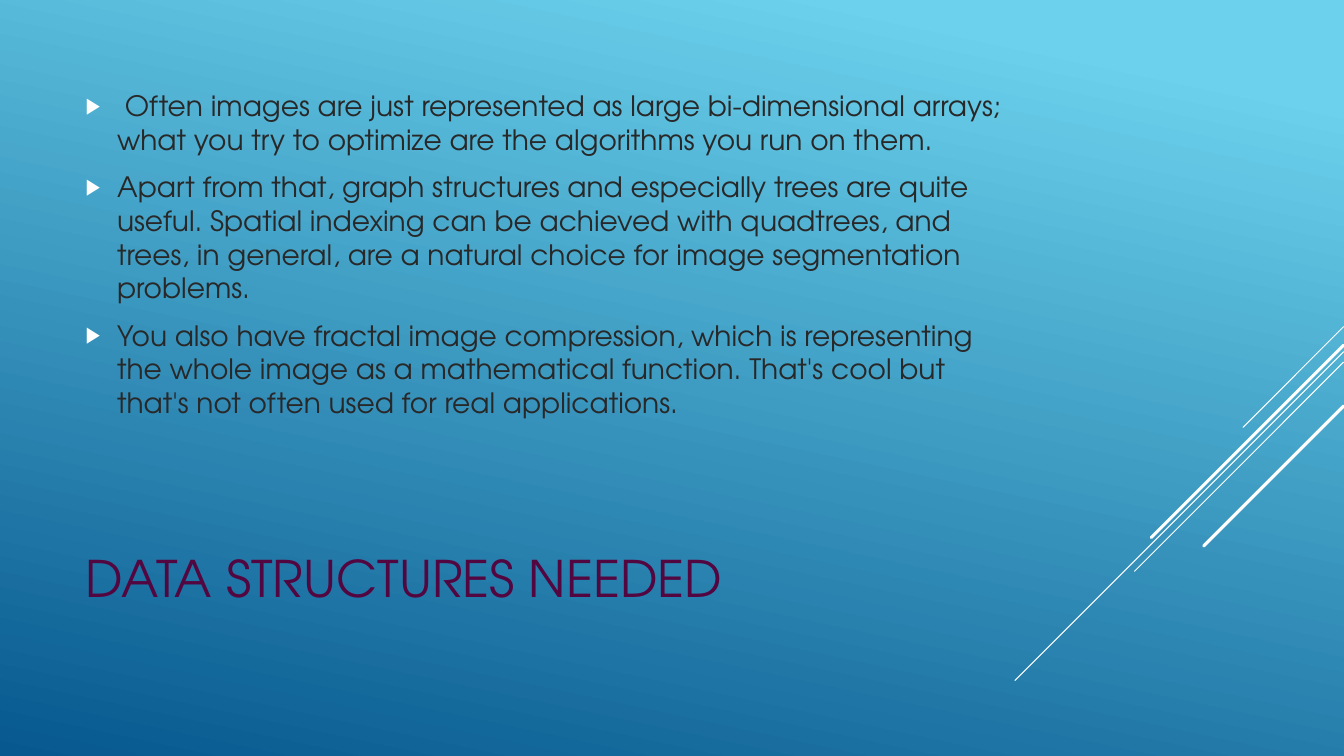
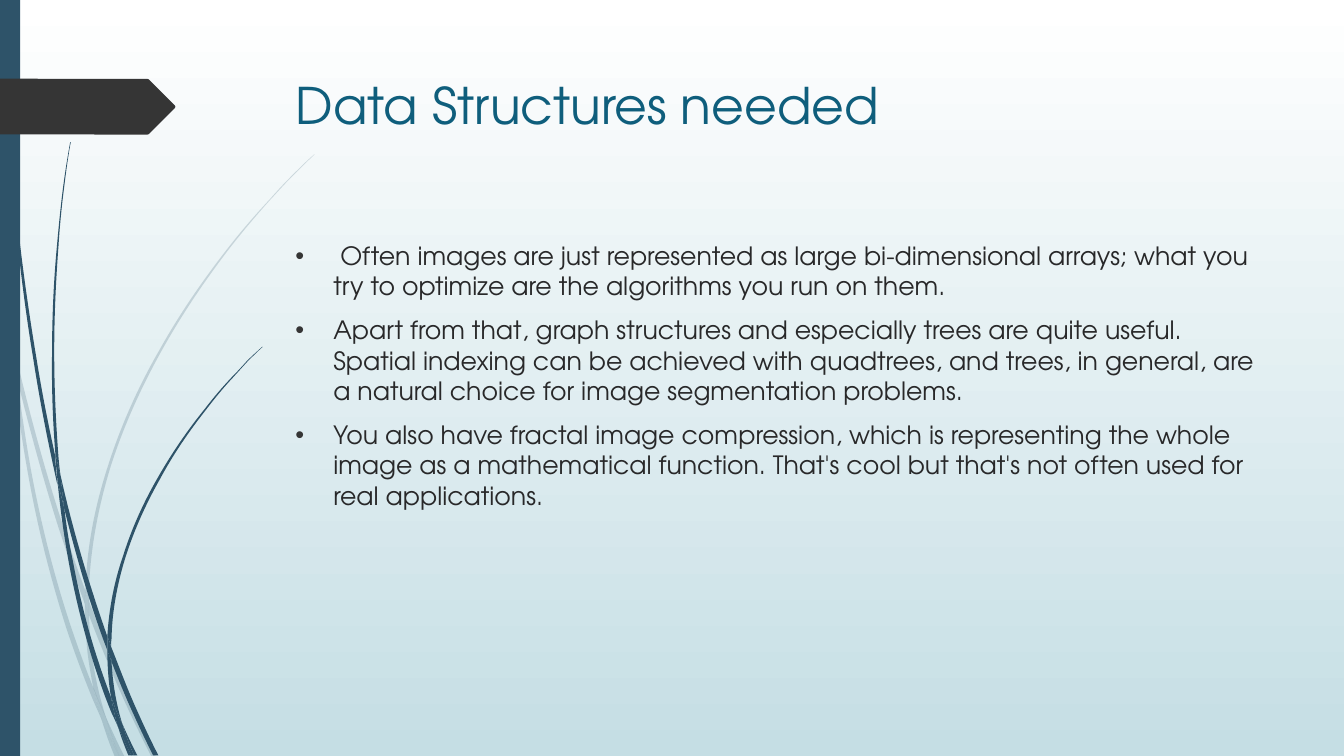
Before and after one commit to CHIHNITA-REDDY-B/SE-project, a slide deck: slide 6 of SE_ project.pptx. Drawn at 1344x756 pixels with LibreOffice and Linux fonts; fonts in the diff are those of the drawing. Boxes give left, top, right and bottom in pixels: in the first picture for what was removed or moved away, otherwise in the second. Text is boxed around its words. In the diff, an @@ line names an element or a change of style, - is before the commit and + after.

Commit message:
SE Project
Image To Text Convertor

```diff
--- a/SE_ project.pptx
+++ b/SE_ project.pptx
@@ background gradient #6ED2EB to #06588E to gradient #FFFFFF to #C5DEE5 @@
@@ rectangle added at [0,0,20,756], fill #2E5369 @@
@@ freeform shape added at [0,79,175,134], fill #353535 @@
@@ title "Data Structures needed" at [296,86,879,125]: vertical alignment middle to top @@
@@ title at [296,86,879,125]: text changed; text colour #520741 to #0F5E7C @@
-DATA STRUCTURES NEEDED
+Data Structures needed
@@ text "Often images are just represented ...": place and size @@
-text "Often images are just represented ..." at [117,95,1001,419]
+text "Often images are just represented ..." at [333,246,1253,510]
@@ text "Often images are just represented ..." at [333,246,1253,510]: size 20 to 18 pt; bullet ▶ to •; bullet colour #FFFFFF to #353535; vertical alignment middle to top @@
@@ group removed at [1015,327,1344,681]: 5 lines @@
@@ group added at [0,154,315,756]: 10 freeform shapes @@
@@ group added at [3,0,262,756]: 12 freeform shapes @@
```
Also in this commit, not shown: 13 other slides changed, 5 slides added.
